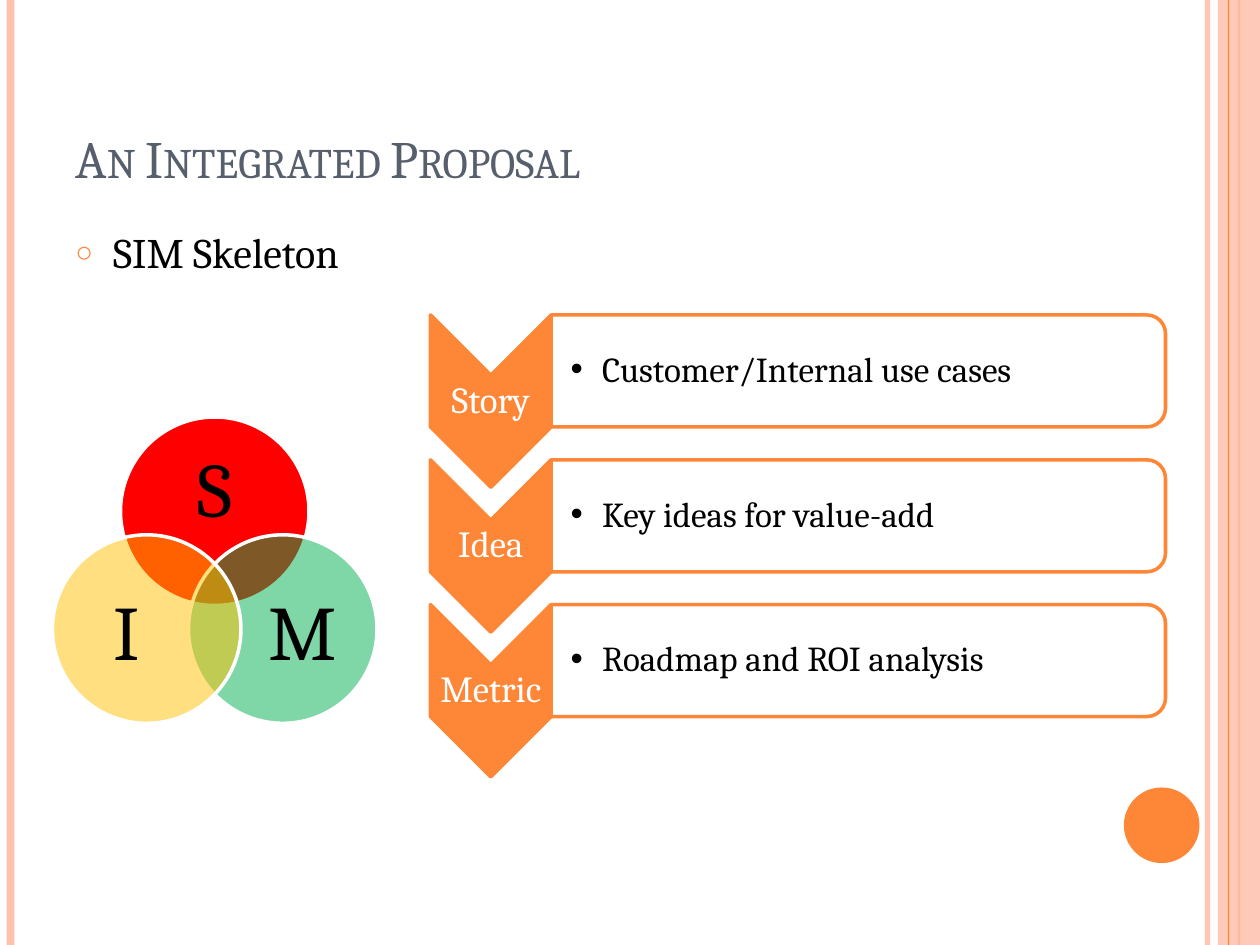
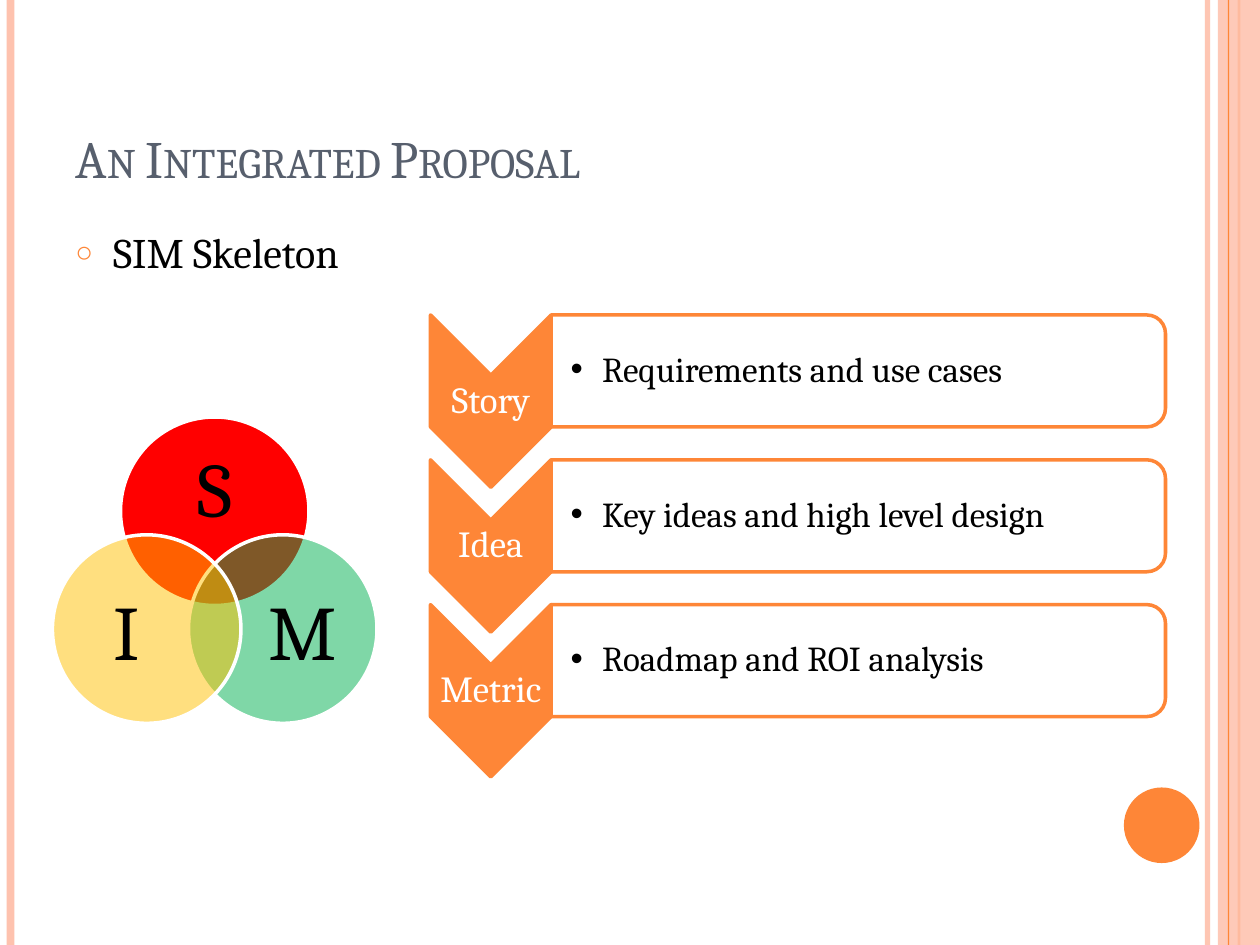
Before and after one commit to yangoliver/mydoc, a slide deck: slide 3 of slides/project_proposal_basic.pptx. Drawn at 1260x945 pixels with LibreOffice and Linux fonts; fonts in the diff are those of the drawing. Boxes give left, top, right and bottom in pixels: in the first picture for what was removed or moved away, otherwise in the second. Text is boxed around its words. In the diff, an @@ line names an element or a change of style, - is before the commit and + after.

```diff
--- a/slides/project_proposal_basic.pptx
+++ b/slides/project_proposal_basic.pptx
@@ text at [602,357,1002,390]: text changed @@
-  •• Customer/Internal use cases
+  •• Requirements and use cases
@@ text at [602,502,1045,535]: text changed @@
-  •• Key ideas for value-add
+  •• Key ideas and high level design
```
Also in this commit, not shown: 3 other slides changed, 1 other file.
